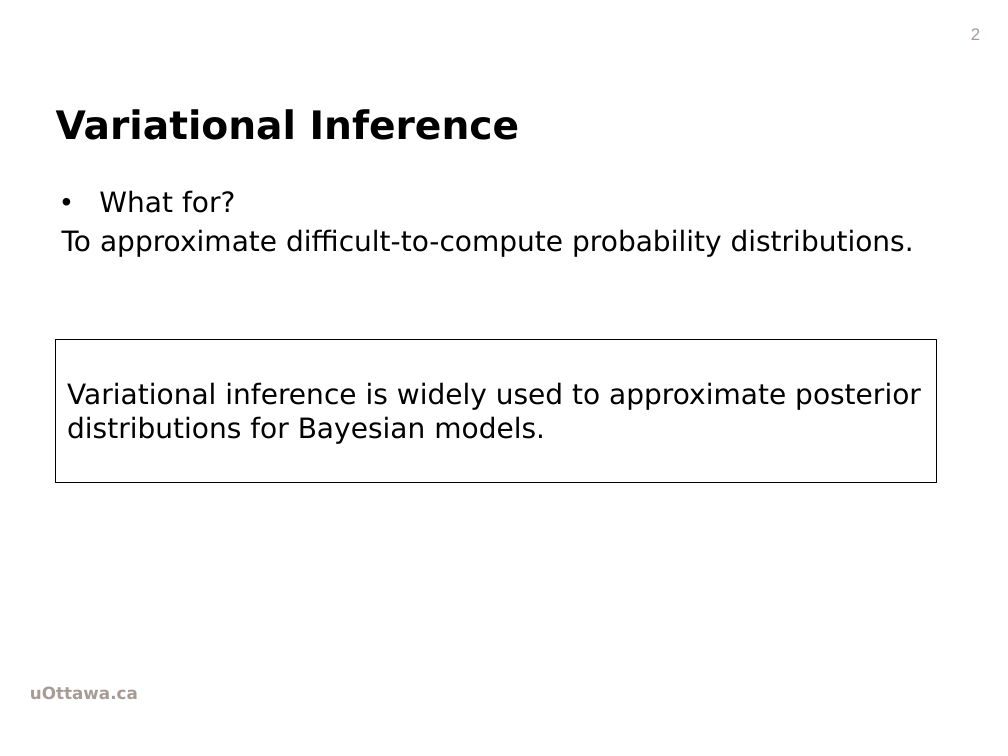
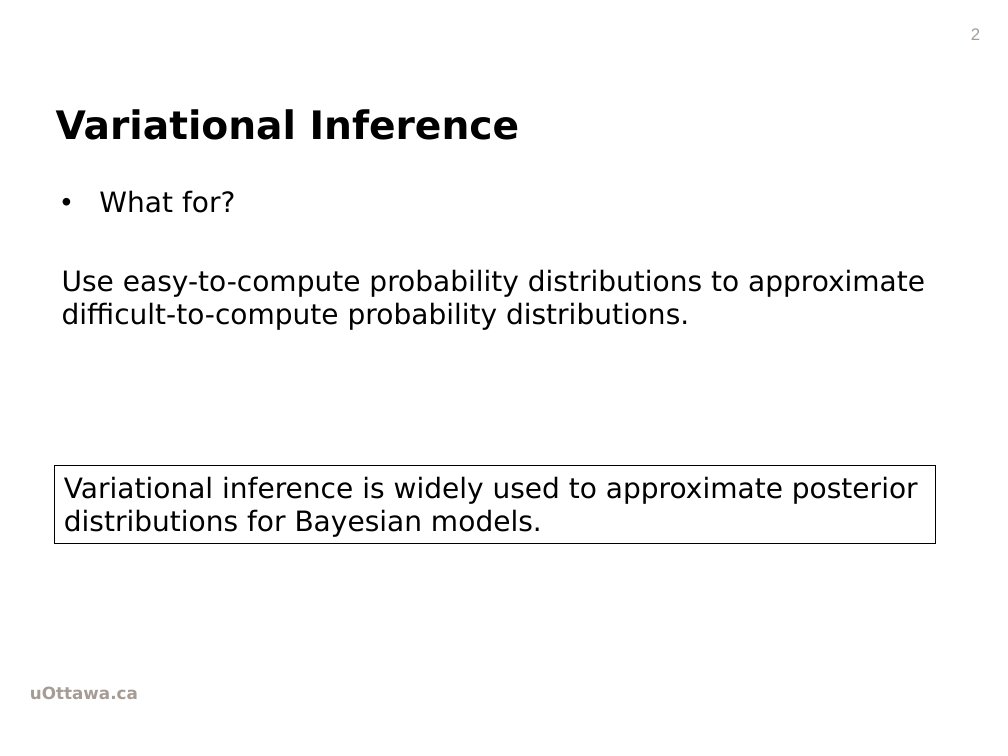
Before and after one commit to wwwmonsterlam/GraphicModelClassifierProject, a slide deck: slide 2 of presentationi.pptx. Drawn at 1008x756 pixels with LibreOffice and Linux fonts; fonts in the diff are those of the drawing; background and template pictures are left out. Boxes give left, top, right and bottom in pixels: in the first picture for what was removed or moved away, otherwise in the second. Text is boxed around its words. In the diff, an @@ line names an element or a change of style, - is before the commit and + after.

Commit message:
some update

```diff
--- a/presentationi.pptx
+++ b/presentationi.pptx
@@ text at (62, 269, 925, 330): text changed @@
-To approximate difficult-to-compute probability distributions.
+Use easy-to-compute probability distributions to approximate difficult-to-compute probability distributions.
@@ rectangle removed at (55, 340, 936, 483) @@
@@ rectangle "Variational inference is widely used ...": place and size @@
-rectangle "Variational inference is widely used ..." at (67, 382, 921, 444)
+rectangle "Variational inference is widely used ..." at (54, 466, 935, 543)
@@ rectangle "Variational inference is widely used ..." at (54, 466, 935, 543): outline none to #000000 0.75 pt @@
```
Also in this commit, not shown: 6 other slides changed, 5 slides added, 5 slides removed.
